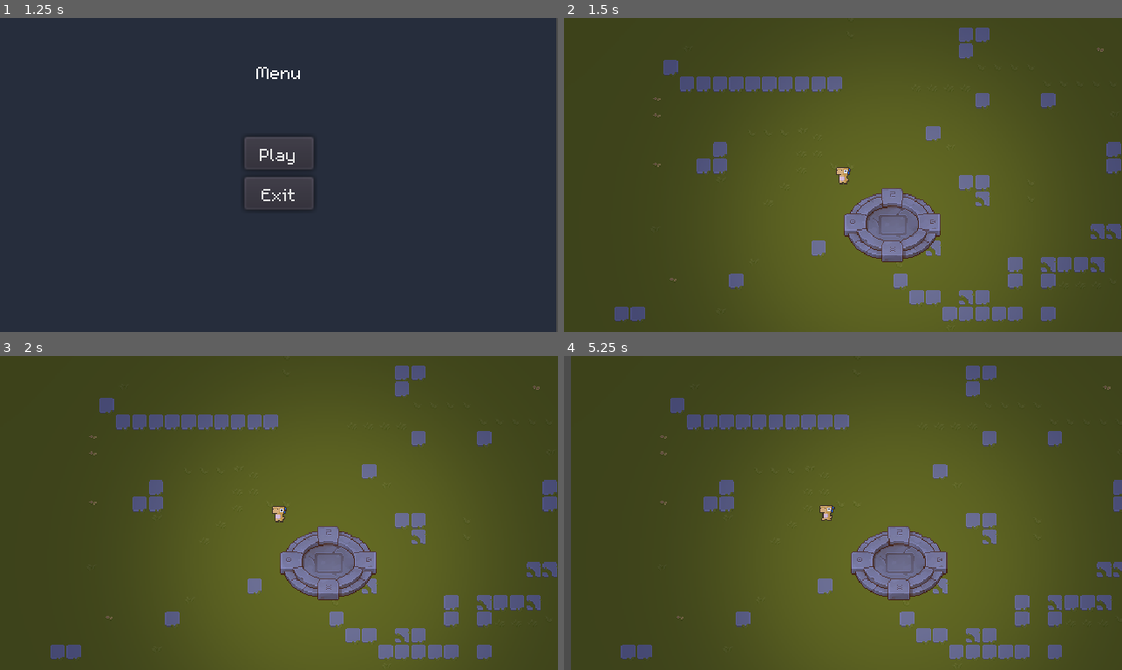
Above: before the commit, frames 1-4 (two rows, left to right).
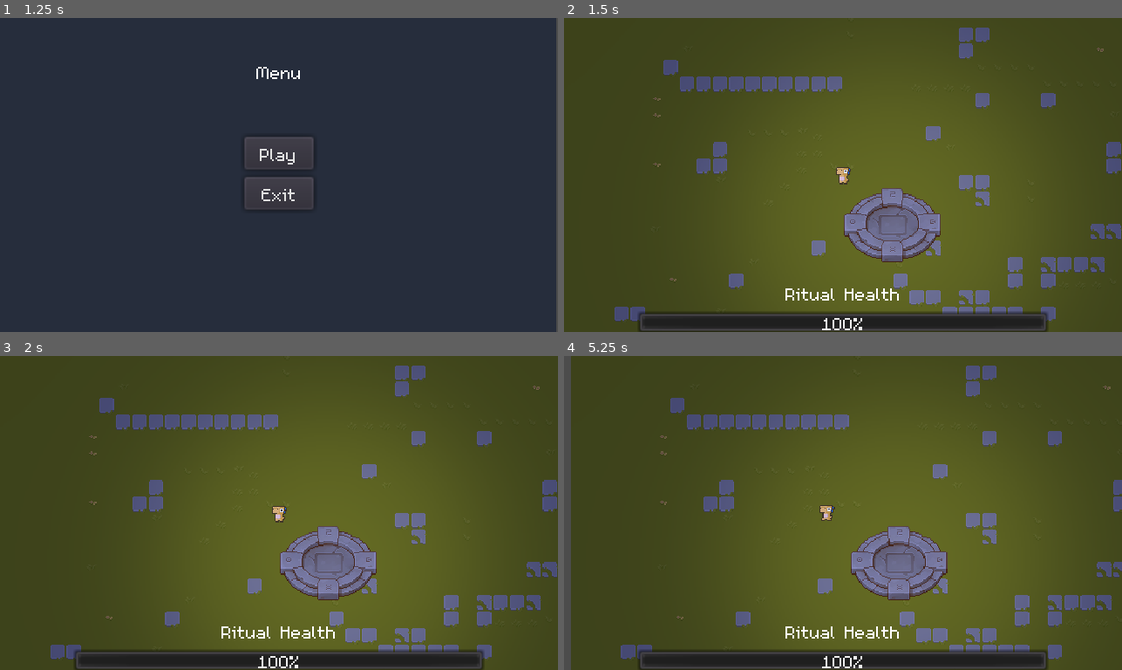
Above: after the commit, the same moments.

Repository: Okayu-Thonk/cut-of-the-tamb
Game: Godot game, scene res://scenes/splash_screen/splash.tscn
Two runs of this game, one before a commit and one after it. Both use one fixed random seed, a clock stepped at 60 frames per second and the inputs below. Sound files missing from this copy of the repository are replaced by a short silence.
Inputs (mouse positions are in pixels of both pictures, inside the frame that each line leads up to):
- Up to frame 1 (1.25 s): move the mouse to (401, 159) at 0.52 s; hold D (right) from 0.53 s (still down)
- Up to frame 2 (1.5 s): release D (right) at 1.25 s; click "Play" at 1.25 s
- Up to frame 3 (2 s): no input
- Up to frame 4 (5.25 s): move the mouse to (731, 528) at 2.02 s; hold S (down) 2.03-2.78 s; move the mouse to (898, 443) at 2.77 s; hold D (right) 2.78-3.53 s; move the mouse to (815, 575) at 3.52 s; hold W (up) 3.53-4.28 s; move the mouse to (1010, 560) at 4.27 s; hold A (left) from 4.28 s (still down); move the mouse to (675, 465) at 5.02 s

Frame 1 is identical in both runs. In frame 2, 4.8% of the frame differs, in the area x 13-87%, y 86-100%; in frame 3, 4.8%; in frame 4, 4.8%.

Commit message:
initial ritual

Diff:
--- a/levels/level_one/level_one.tscn
+++ b/levels/level_one/level_one.tscn
@@ -1,10 +1,11 @@
-[gd_scene load_steps=8 format=2]
+[gd_scene load_steps=9 format=2]
 
 [ext_resource path="res://levels/level.tscn" type="PackedScene" id=1]
 [ext_resource path="res://assets/Texture/TX Tileset Grass.png" type="Texture" id=2]
 [ext_resource path="res://assets/light.png" type="Texture" id=3]
 [ext_resource path="res://assets/Texture/TX Props.png" type="Texture" id=4]
 [ext_resource path="res://entities/character/character.tscn" type="PackedScene" id=5]
+[ext_resource path="res://objects/ritual/ritual.tscn" type="PackedScene" id=6]
 
 [sub_resource type="TileSet" id=1]
 0/name = "TX Tileset Grass.png 0"
@@ -171,3 +172,5 @@
 texture_scale = 1.51
 energy = 0.58
 range_height = -92.4
+
+[node name="Ritual" parent="." index="5" instance=ExtResource( 6 )]
--- a/objects/object.tscn
+++ /dev/null
@@ -1,3 +0,0 @@
-[gd_scene format=2]
-
-[node name="Object" type="Node2D"]
--- /dev/null
+++ b/objects/ritual/ritual.gd
@@ -0,0 +1,13 @@
+extends Node2D
+
+
+export var health: int = 10000 setget set_health
+
+onready var health_bar = $CanvasLayer/Control/VBoxContainer/ProgressBar
+
+func _ready():
+  health_bar.value = health
+
+func set_health(new_health: int) -> void:
+  health = new_health
+  health_bar.value = health
--- /dev/null
+++ b/objects/ritual/ritual.tscn
@@ -0,0 +1,40 @@
+[gd_scene load_steps=3 format=2]
+
+[ext_resource path="res://assets/theme.tres" type="Theme" id=1]
+[ext_resource path="res://objects/ritual/ritual.gd" type="Script" id=2]
+
+[node name="Ritual" type="Node2D"]
+script = ExtResource( 2 )
+
+[node name="altar" type="Sprite" parent="."]
+
+[node name="AnimationPlayer" type="AnimationPlayer" parent="."]
+
+[node name="CanvasLayer" type="CanvasLayer" parent="."]
+
+[node name="Control" type="Control" parent="CanvasLayer"]
+anchor_left = 0.5
+anchor_top = 1.0
+anchor_right = 0.5
+anchor_bottom = 1.0
+margin_left = -118.0
+margin_top = -29.0
+margin_right = 118.0
+theme = ExtResource( 1 )
+
+[node name="VBoxContainer" type="VBoxContainer" parent="CanvasLayer/Control"]
+anchor_right = 1.0
+anchor_bottom = 1.0
+margin_bottom = 1.0
+
+[node name="Label" type="Label" parent="CanvasLayer/Control/VBoxContainer"]
+margin_right = 236.0
+margin_bottom = 13.0
+text = "Ritual Health"
+align = 1
+
+[node name="ProgressBar" type="ProgressBar" parent="CanvasLayer/Control/VBoxContainer"]
+margin_top = 17.0
+margin_right = 236.0
+margin_bottom = 30.0
+max_value = 10000.0
